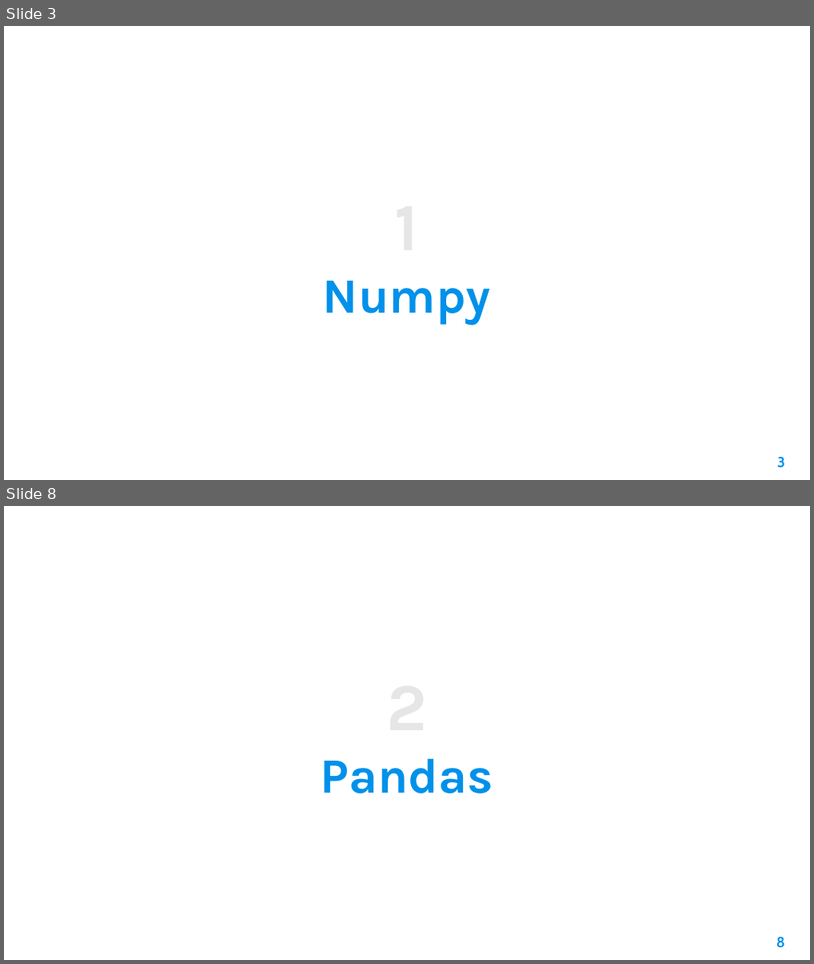
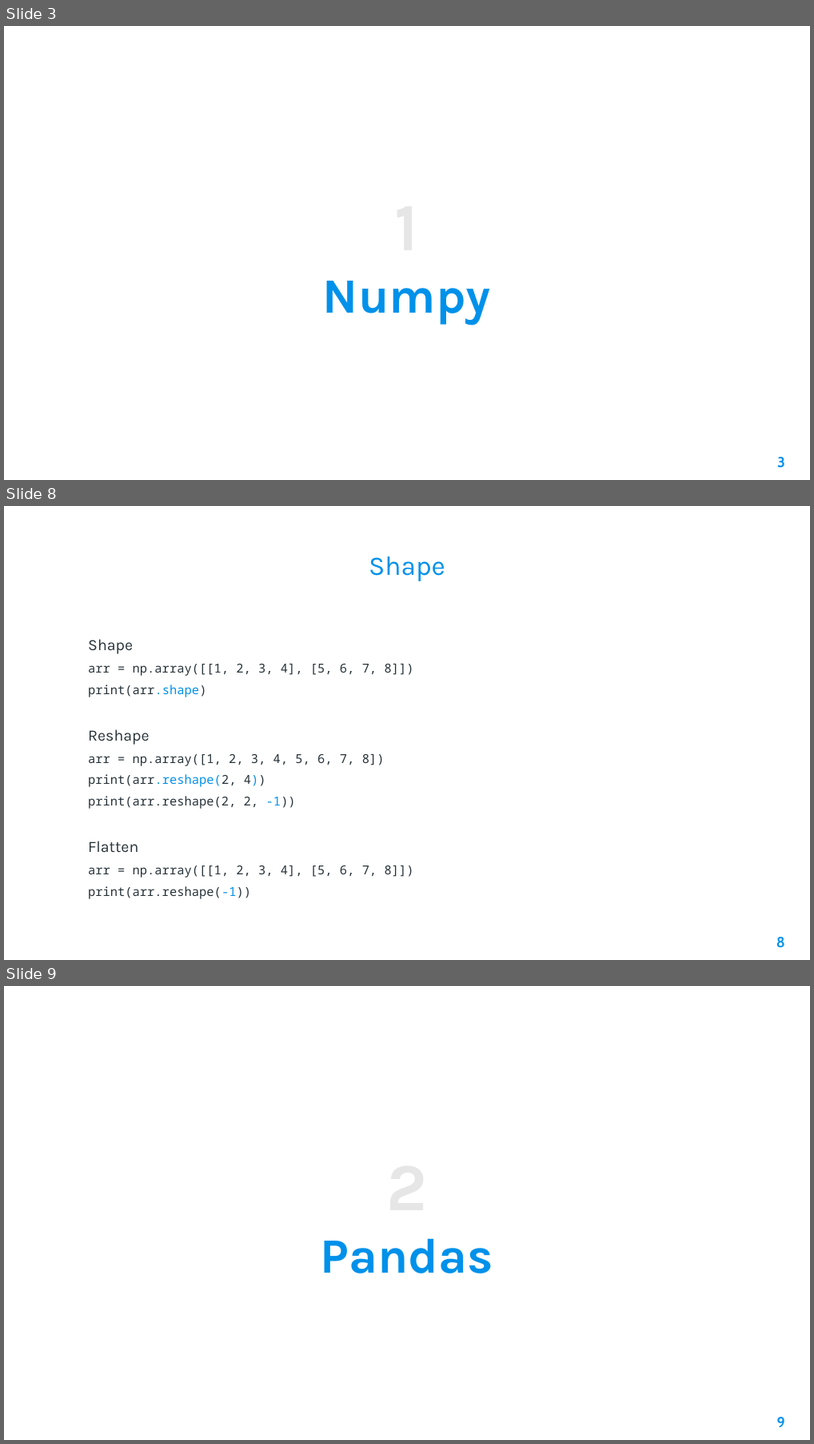
Before and after one commit to AleeRezaa/learn-python, a slide deck: 4 Data Science.pptx. Shown one above the other, each under a label of ours: slides 3 and 8 before the commit, slides 3, 8 and 9 after it; the slides between them are not shown. The pictures are 814x964 and 814x1444 pixels, drawn with LibreOffice and Linux fonts; fonts in the diff are those of the drawing; background and template pictures are left out. Boxes give left, top, right and bottom in pixels: in the first picture for what was removed or moved away, otherwise in the second. Text is boxed around its words. In the diff, an @@ line names an element or a change of style, - is before the commit and + after.

Commit message:
add np shape

```diff
--- a/4 Data Science.pptx
+++ b/4 Data Science.pptx
@@ slide 8 added at (x1=4, y1=506, x2=810, y2=960), background picture (left out) @@
@@ title added at (x1=369, y1=556, x2=446, y2=581), 24 pt, text #0091EA @@
+Shape
@@ text added at (x1=88, y1=639, x2=414, y2=899), 11 pt, text #263238 @@
+Shape
+arr = np.array([[1, 2, 3, 4], [5, 6, 7, 8]])
+print(arr.shape)
+Reshape
+arr = np.array([1, 2, 3, 4, 5, 6, 7, 8])
+print(arr.reshape(2, 4))
+print(arr.reshape(2, 2, -1))
+Flatten
+arr = np.array([[1, 2, 3, 4], [5, 6, 7, 8]])
+print(arr.reshape(-1))
@@ page number added at (x1=777, y1=936, x2=786, y2=948), 13 pt, text #0091EA, bold @@
+8
@@ what was slide 8 is now slide 9 @@
@@ page number at (x1=778, y1=1416, x2=786, y2=1427): text changed @@
-8
+9
```
Also in this commit, not shown: 4 slides changed.
